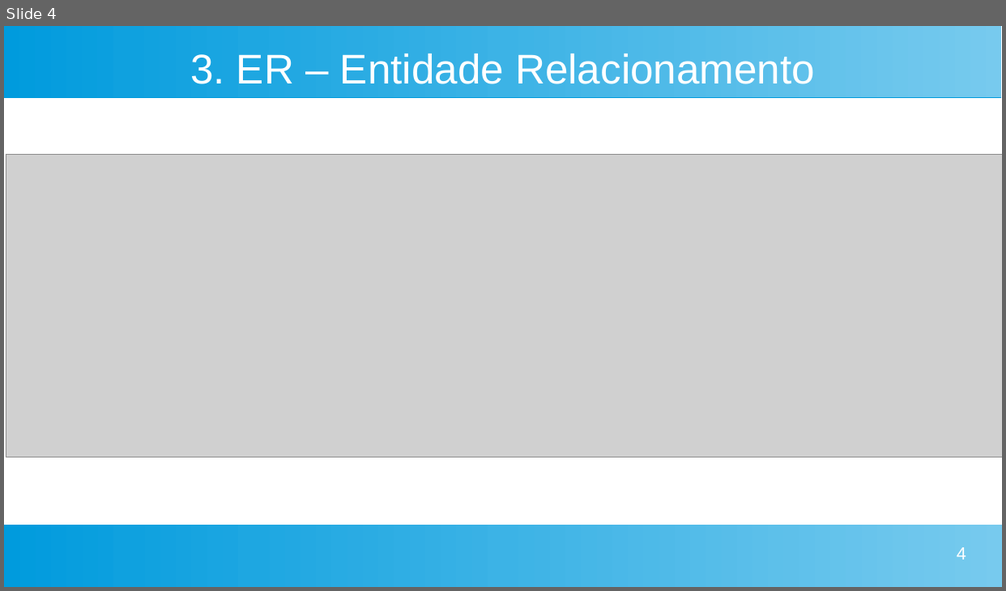
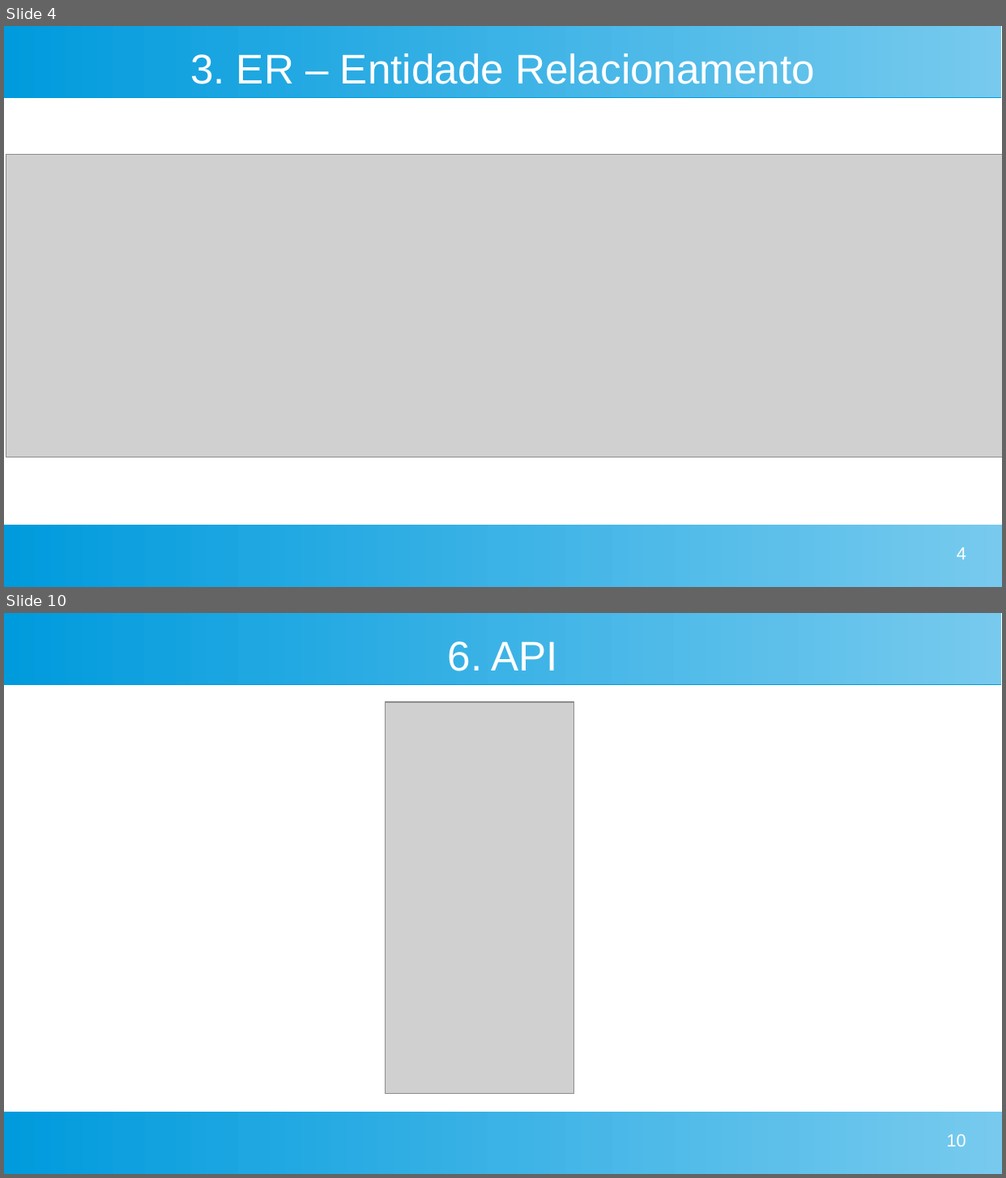
Before and after one commit to felipecabraldossantos/Projeto-Pr-ticas-Exntensionistas, a slide deck: Apresentação.odp. Shown one above the other, each under a label of ours: slide 4 before the commit, slides 4 and 10 after it; the slides between them are not shown. The pictures are 1006x591 and 1006x1178 pixels, drawn with LibreOffice and Linux fonts; fonts in the diff are those of the drawing; grey boxes stand for pictures. Boxes give left, top, right and bottom in pixels: in the first picture for what was removed or moved away, otherwise in the second. Text is boxed around its words. In the diff, an @@ line names an element or a change of style, - is before the commit and + after.

```diff
--- a/Apresentação.odp
+++ b/Apresentação.odp
@@ slide 10 added at box(4, 613, 1002, 1174), background #FFFFFF; not listed: 2 template elements that a slide beside it also shows @@
@@ title added at box(448, 641, 558, 671), 33 pt, text #FFFFFF @@
+6. API
@@ picture added at box(386, 702, 574, 1094) @@
@@ page number added at box(947, 1135, 966, 1147), 14 pt, text #FFFFFF @@
+10
```
Also in this commit, not shown: 4 slides changed, 5 other slides added, 4 other files.
